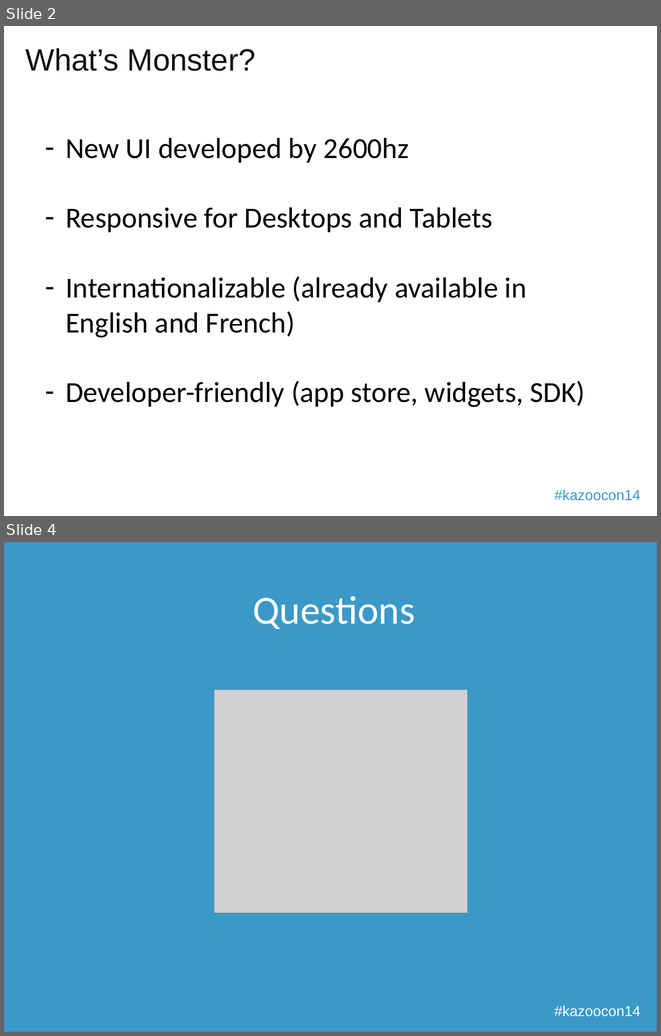
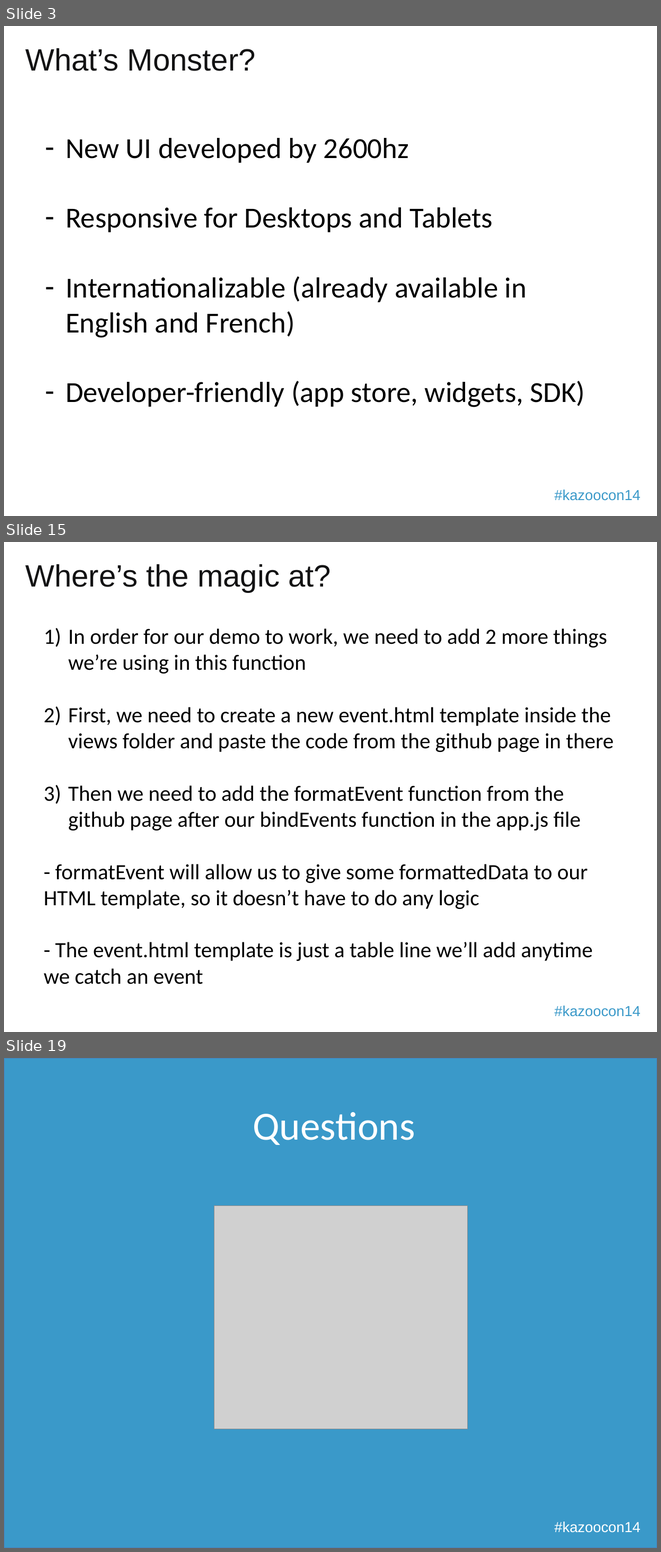
Before and after one commit to 2600hz/monster-ui, a slide deck: apps/demo_done/presentation.pptx. Shown one above the other, each under a label of ours: slides 2 and 4 before the commit, slides 3, 15 and 19 after it; the slides between them are not shown. The pictures are 661x1036 and 661x1552 pixels, drawn with LibreOffice and Linux fonts; fonts in the diff are those of the drawing; grey boxes stand for pictures; background and template pictures are left out; a plain dark background stands for a picture behind light text. Boxes give left, top, right and bottom in pixels: in the first picture for what was removed or moved away, otherwise in the second. Text is boxed around its words. In the diff, an @@ line names an element or a change of style, - is before the commit and + after.

```diff
--- a/apps/demo_done/presentation.pptx
+++ b/apps/demo_done/presentation.pptx
@@ slide 15 added at <box>4,542,657,1032</box>, background picture (left out); not listed: 1 template element that a slide beside it also shows @@
@@ title added at <box>25,564,331,592</box>, 34 pt, text #121213 @@
+Where’s the magic at?
@@ text added at <box>44,628,614,984</box>, 24 pt, text #000000 @@
+1) In order for our demo to work, we need to add 2 more things we’re using in this function
+2) First, we need to create a new event.html template inside the views folder and paste the code from the github page in there
+3) Then we need to add the formatEvent function from the github page after our bindEvents function in the app.js file
+- formatEvent will allow us to give some formattedData to our HTML template, so it doesn’t have to do any logic
+- The event.html template is just a table line we’ll add anytime we catch an event
@@ what was slide 2 is now slide 3 @@
@@ what was slide 4 is now slide 19 @@
```
Also in this commit, not shown: 2 slides changed, 15 other slides added, 1 slide removed.
